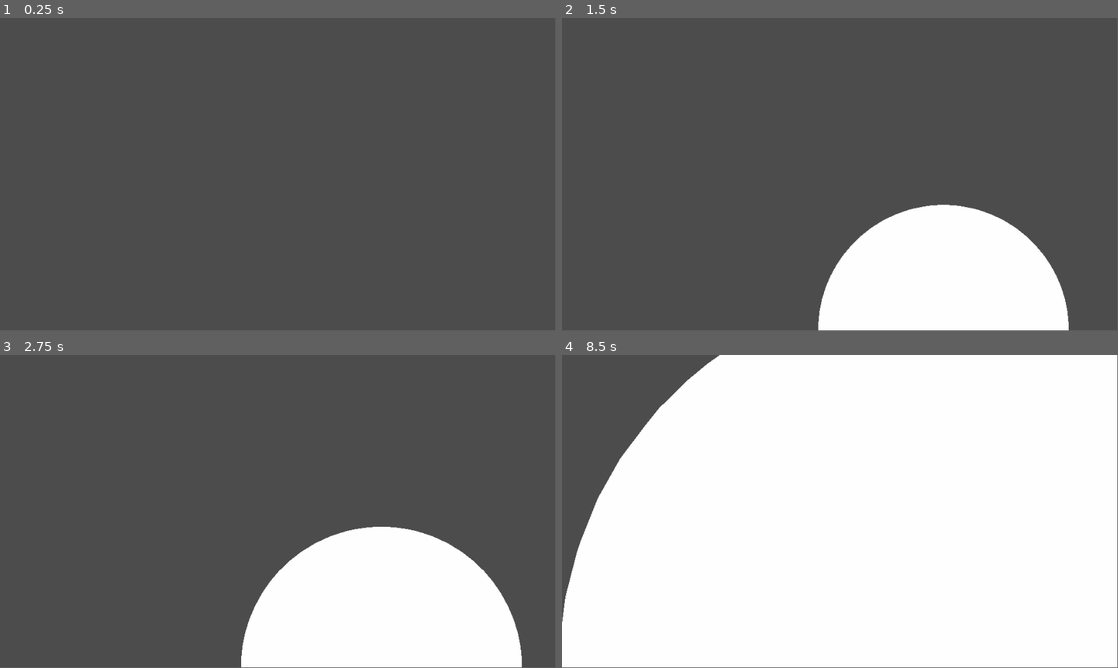
Above: before the commit, frames 1-4 (two rows, left to right).
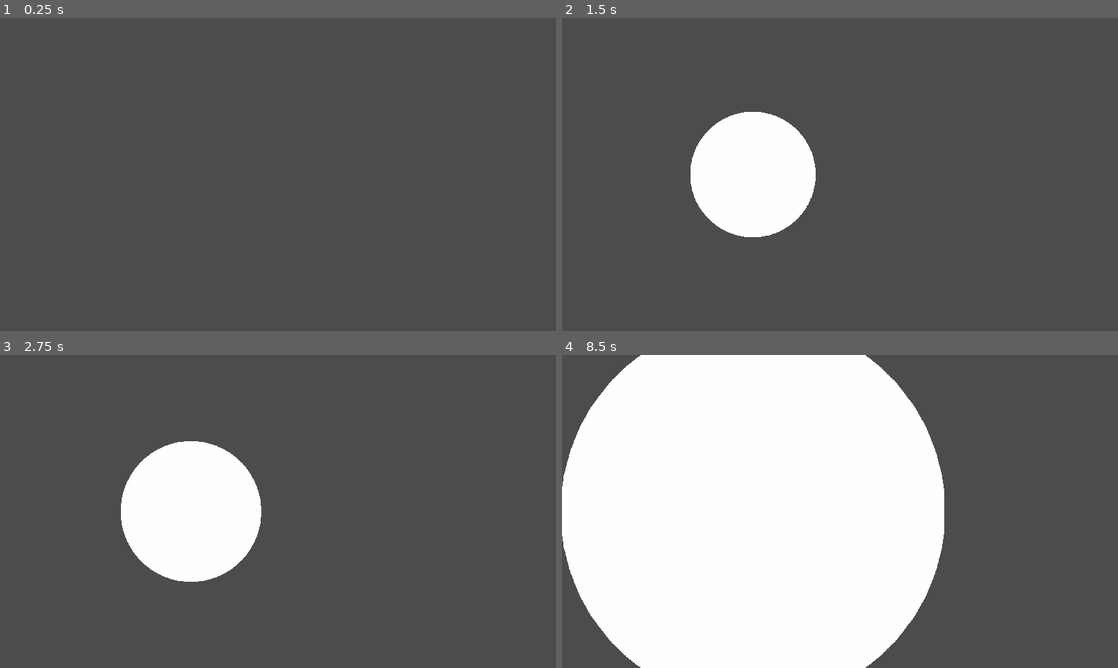
Above: after the commit, the same moments.

Repository: cevenaris/spritesheetsFrom3d
Game: Godot game, scene res://mainScene.tscn
The game is run twice, just before and just after one commit, with the same random seed, the same clock (stepped at 60 frames per second) and the same inputs. Before the commit the project has no main scene; this scene is started directly in both runs.
Inputs:
- Up to frame 1 (0.25 s): no input
- Up to frame 2 (1.5 s): no input
- Up to frame 3 (2.75 s): no input
- Up to frame 4 (8.5 s): tap Enter at 4.25, 5.75, 7.25 s; tap Space at 5, 6.5, 8 s
In our replay, the window is 799x449 before the commit and 800x450 after it. These sizes can differ from the game's own. Grey fills any space a smaller window leaves; there, only what the larger window draws over its background counts as a difference.

The runs differ from the first frame. In frame 1, only the window size differs. In frame 2, 21% of the frame differs, in the area x 23-92%, y 30-100%; in frame 3, 27%; in frame 4, 43%, in the area x 0-100%, y 0-100%.

Commit message:
updated project settings like main scene

Diff:
--- a/src/project.godot
+++ b/src/project.godot
@@ -16,6 +16,8 @@
 [application]
 
 config/name="spritesheetsFrom3d"
+run/main_scene="res://mainScene.tscn"
+run/low_processor_mode=true
 config/icon="res://icon.png"
 
 [display]
@@ -24,6 +26,37 @@
 window/size/height=1080
 window/size/test_width=960
 window/size/test_height=540
+window/dpi/allow_hidpi=true
+window/stretch/mode="2d"
+window/stretch/aspect="expand"
+
+[input]
+
+editor_rotate={
+"deadzone": 0.5,
+"events": [ Object(InputEventMouseButton,"resource_local_to_scene":false,"resource_name":"","device":0,"alt":false,"shift":false,"control":false,"meta":false,"command":false,"button_mask":0,"position":Vector2( 0, 0 ),"global_position":Vector2( 0, 0 ),"factor":1.0,"button_index":3,"pressed":false,"doubleclick":false,"script":null)
+ ]
+}
+editor_zoomOut={
+"deadzone": 0.5,
+"events": [ Object(InputEventMouseButton,"resource_local_to_scene":false,"resource_name":"","device":0,"alt":false,"shift":false,"control":false,"meta":false,"command":false,"button_mask":0,"position":Vector2( 0, 0 ),"global_position":Vector2( 0, 0 ),"factor":1.0,"button_index":4,"pressed":false,"doubleclick":false,"script":null)
+ ]
+}
+editor_zoomIn={
+"deadzone": 0.5,
+"events": [ Object(InputEventMouseButton,"resource_local_to_scene":false,"resource_name":"","device":0,"alt":false,"shift":false,"control":false,"meta":false,"command":false,"button_mask":0,"position":Vector2( 0, 0 ),"global_position":Vector2( 0, 0 ),"factor":1.0,"button_index":5,"pressed":false,"doubleclick":false,"script":null)
+ ]
+}
+editor_pan1={
+"deadzone": 0.5,
+"events": [ Object(InputEventKey,"resource_local_to_scene":false,"resource_name":"","device":0,"alt":false,"shift":false,"control":false,"meta":false,"command":false,"pressed":false,"scancode":16777237,"unicode":0,"echo":false,"script":null)
+ ]
+}
+editor_pan2={
+"deadzone": 0.5,
+"events": [ Object(InputEventMouseButton,"resource_local_to_scene":false,"resource_name":"","device":0,"alt":false,"shift":false,"control":false,"meta":false,"command":false,"button_mask":0,"position":Vector2( 0, 0 ),"global_position":Vector2( 0, 0 ),"factor":1.0,"button_index":3,"pressed":false,"doubleclick":false,"script":null)
+ ]
+}
 
 [rendering]
 
